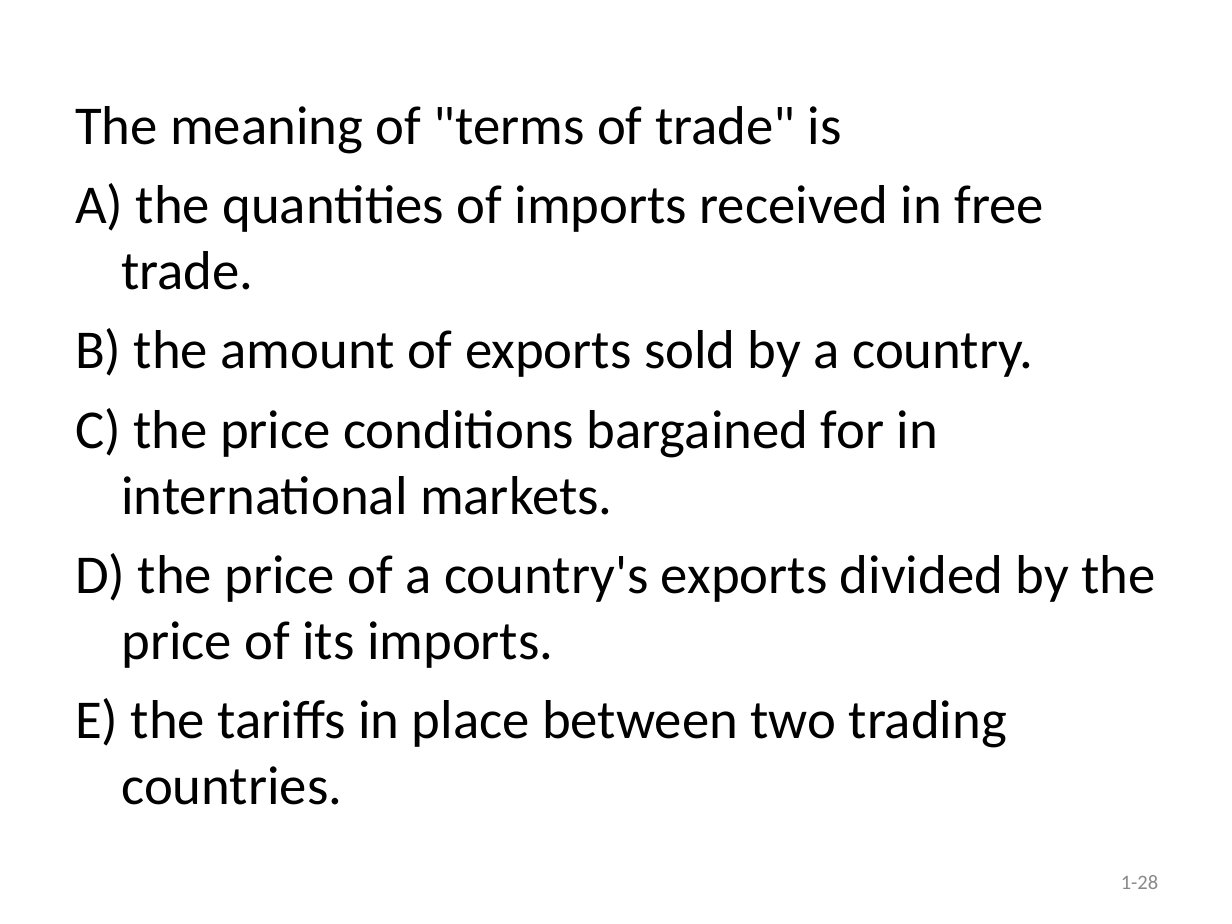
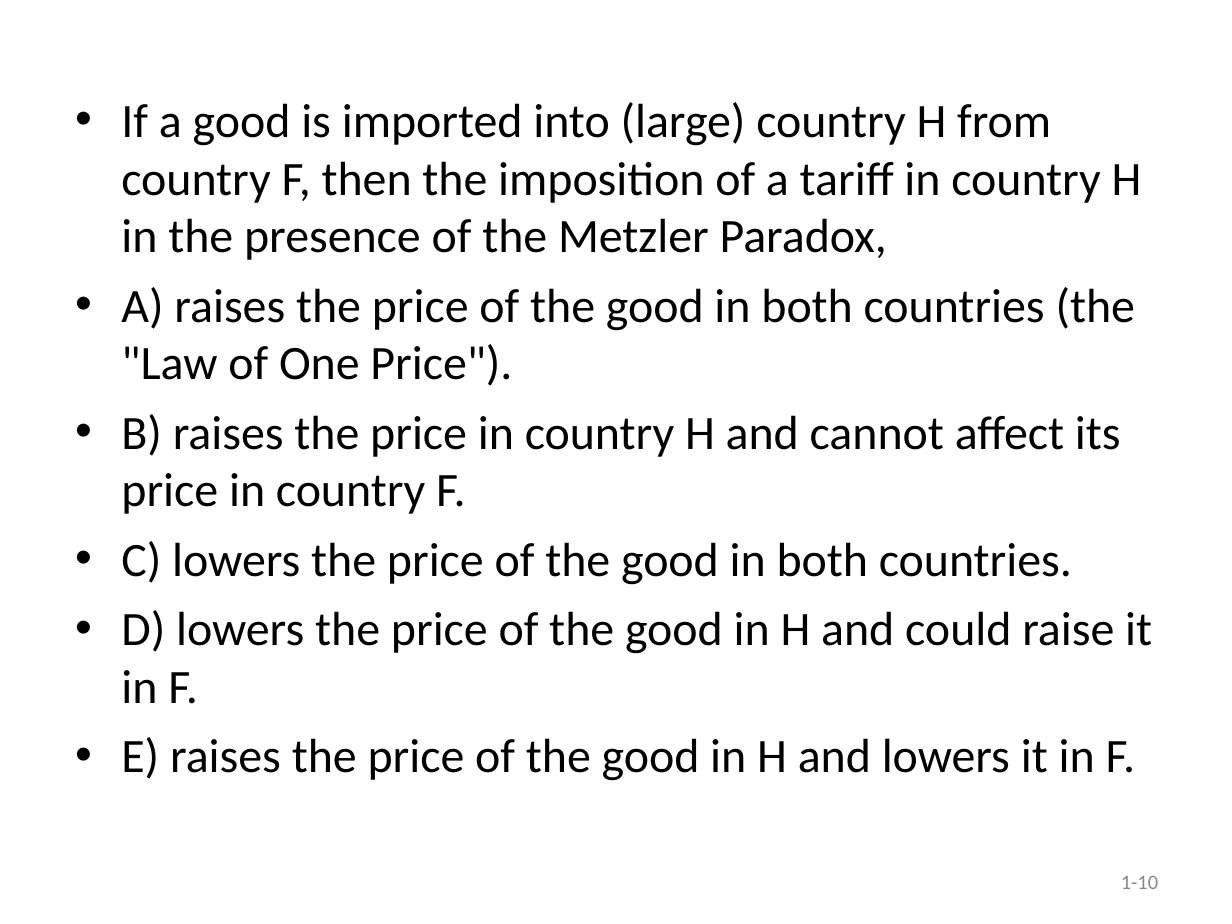
Before and after one commit to hehemin/bayeswhu.github.io, a slide deck: slide 10 of teaching/trade/Quiz1.ppt (slide 28 before the commit). Drawn at 1232x924 pixels with LibreOffice and Linux fonts; fonts in the diff are those of the drawing. Boxes give left, top, right and bottom in pixels: in the first picture for what was removed or moved away, otherwise in the second. Text is boxed around its words. In the diff, an @@ line names an element or a change of style, - is before the commit and + after.

Commit message:
trade

```diff
--- a/teaching/trade/Quiz1.ppt
+++ b/teaching/trade/Quiz1.ppt
@@ text at bbox=[121, 102, 1152, 781]: text changed; size 32 to 28 pt @@
-The meaning of "terms of trade" is
-A) the quantities of imports received in free trade.
-B) the amount of exports sold by a country.
-C) the price conditions bargained for in international markets.
-D) the price of a country's exports divided by the price of its imports.
-E) the tariffs in place between two trading countries.
+• If a good is imported into (large) country H from country F, then the imposition of a tariff in country H in the presence of the Metzler Paradox,
+• A) raises the price of the good in both countries (the "Law of One Price").
+• B) raises the price in country H and cannot affect its price in country F.
+• C) lowers the price of the good in both countries.
+• D) lowers the price of the good in H and could raise it in F.
+• E) raises the price of the good in H and lowers it in F.
@@ page number at bbox=[1121, 876, 1158, 889]: text changed @@
-1-28
+1-10
```
Also in this commit, not shown: 28 other slides changed, 30 slides added, 2 slides removed, 2 other files.
